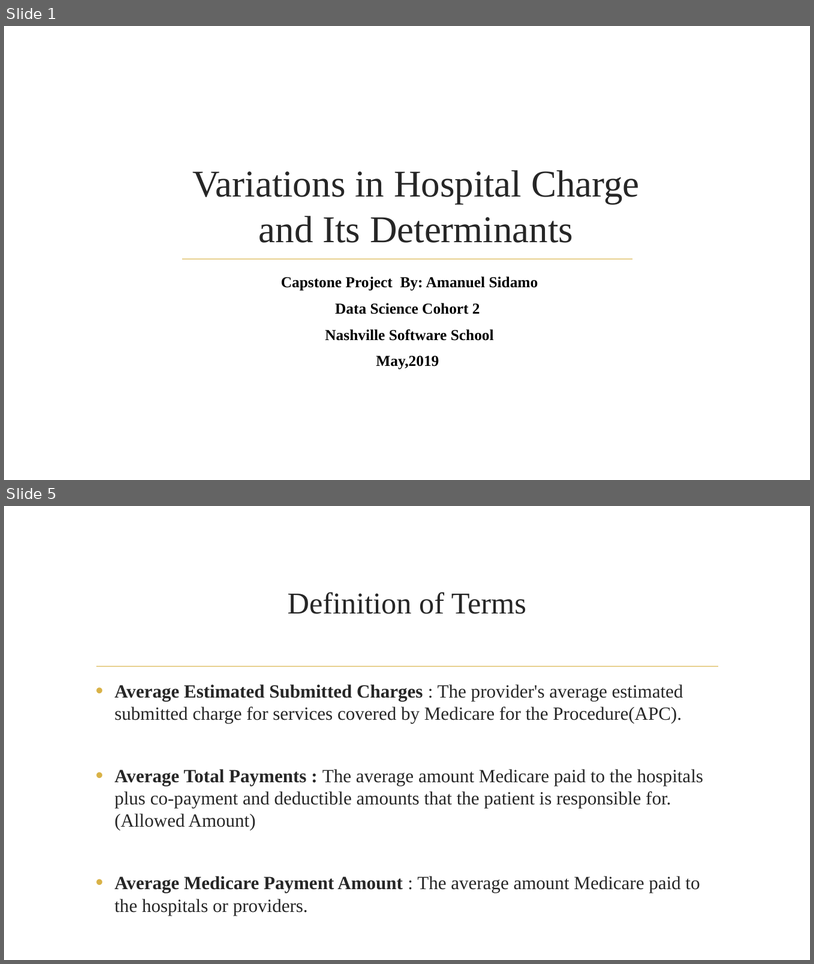
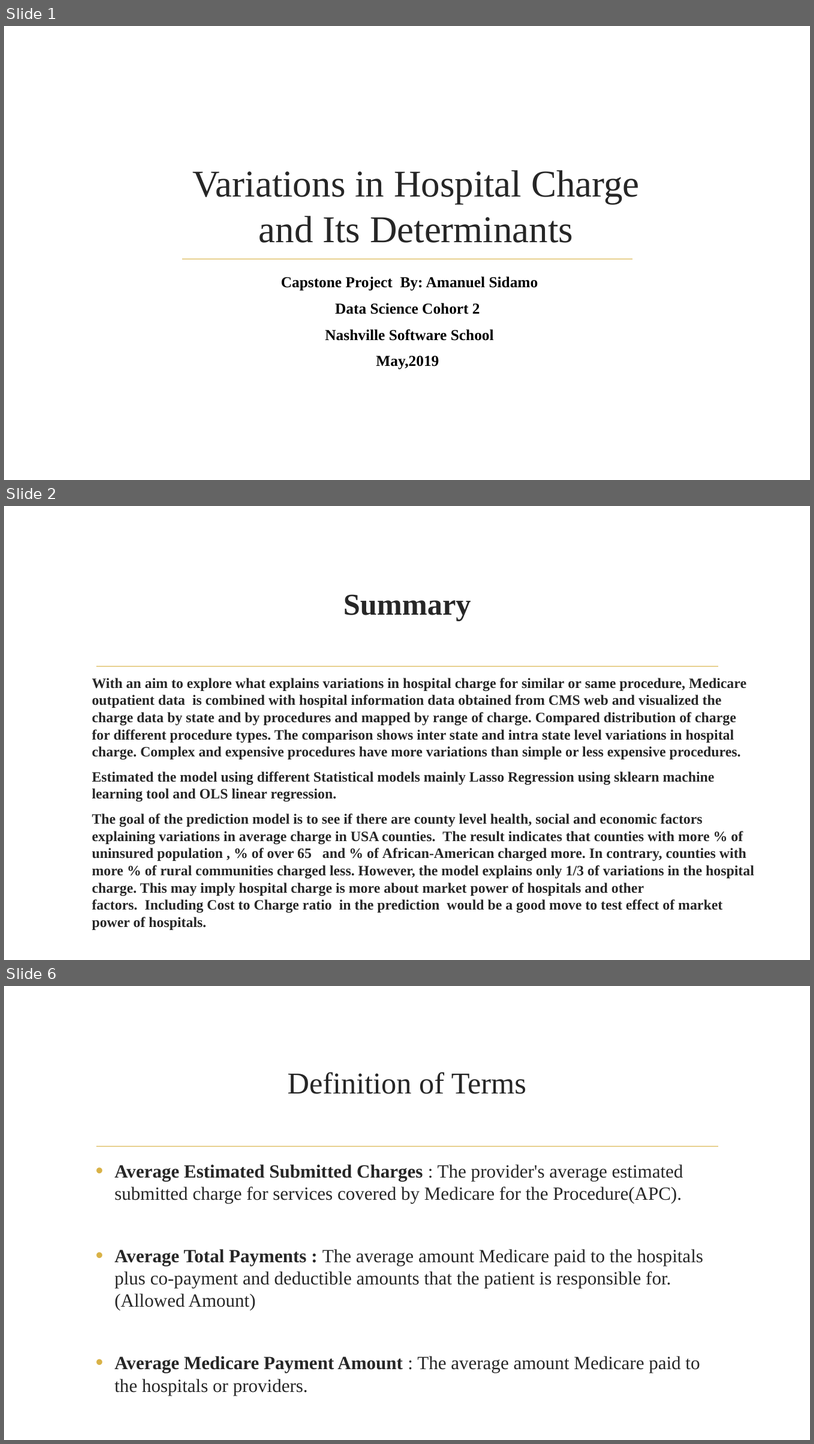
Before and after one commit to asidamo/Variations_In_Hospital_Charges_In_USA, a slide deck: Capstone Presentation.pptx. Shown one above the other, each under a label of ours: slides 1 and 5 before the commit, slides 1, 2 and 6 after it; the slides between them are not shown. The pictures are 814x964 and 814x1444 pixels, drawn with LibreOffice and Linux fonts; fonts in the diff are those of the drawing; background and template pictures are left out. Boxes give left, top, right and bottom in pixels: in the first picture for what was removed or moved away, otherwise in the second. Text is boxed around its words. In the diff, an @@ line names an element or a change of style, - is before the commit and + after.

```diff
--- a/Capstone Presentation.pptx
+++ b/Capstone Presentation.pptx
@@ slide 2 added at (x1=4, y1=506, x2=810, y2=960), background picture (left out); not listed: 1 template element that a slide beside it also shows @@
@@ title added at (x1=344, y1=594, x2=471, y2=621), 36 pt, text #262626, bold @@
+Summary
@@ text added at (x1=92, y1=678, x2=755, y2=927), 17 pt, text #262626, bold @@
+With an aim to explore what explains variations in hospital charge for similar or same procedure, Medicare outpatient data is combined with hospital information data obtained from CMS web and visualized the charge data by state and by procedures and mapped by range of charge. Compared distribution of charge for different procedure types. The comparison shows inter state and intra state level variations in hospital charge. Complex and expensive procedures have more variations than simple or less expensive procedures.
+Estimated the model using different Statistical models mainly Lasso Regression using sklearn machine learning tool and OLS linear regression.
+The goal of the prediction model is to see if there are county level health, social and economic factors explaining variations in average charge in USA counties. The result indicates that counties with more % of uninsured population , % of over 65 and % of African-American charged more. In contrary, counties with more % of rural communities charged less. However, the model explains only 1/3 of variations in the hospital charge. This may imply hospital charge is more about market power of hospitals and other factors. Including Cost to Charge ratio in the prediction would be a good move to test effect of market power of hospitals.
@@ what was slide 5 is now slide 6 @@
```
Also in this commit, not shown: 14 slides changed, 3 slides removed, 1 other file.
